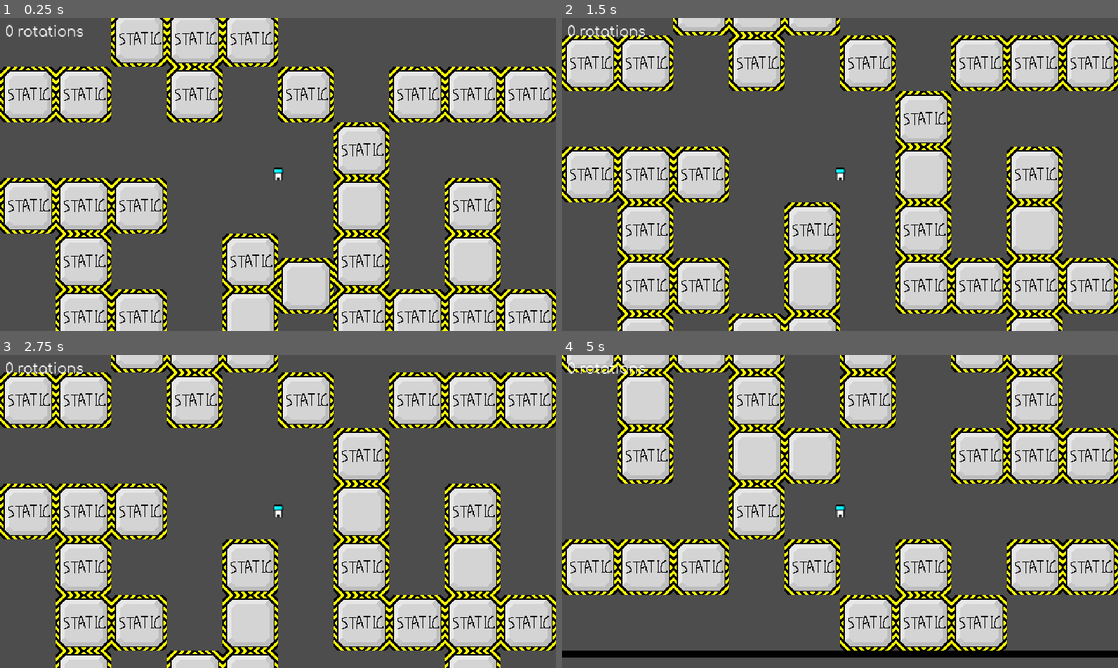
Above: before the commit, frames 1-4 (two rows, left to right).
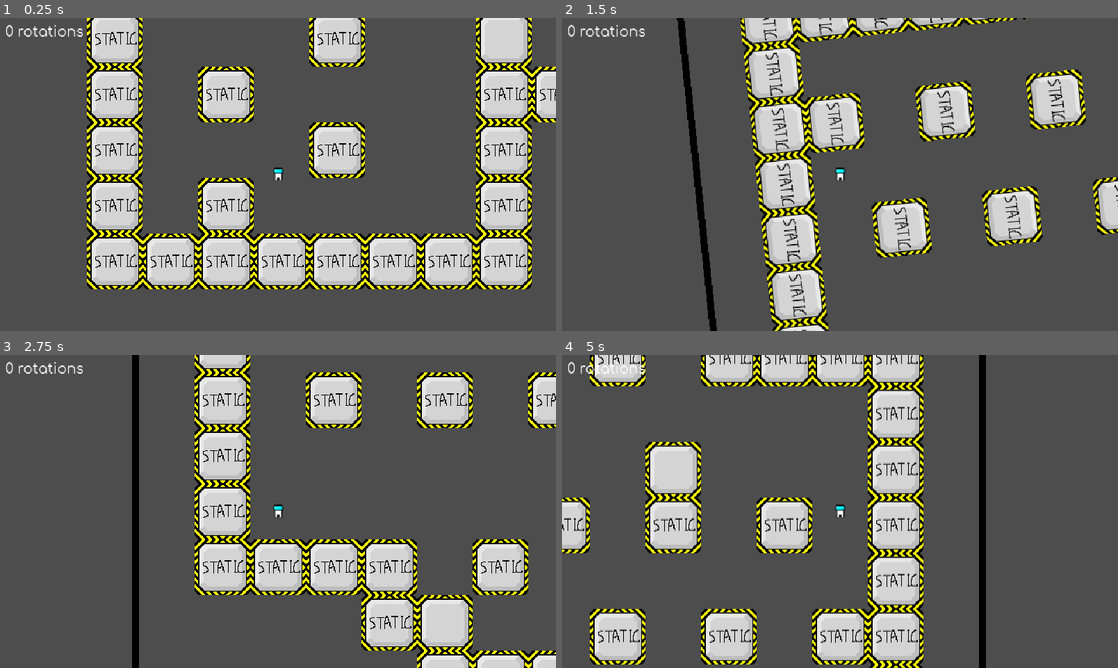
Above: after the commit, the same moments.

Repository: wojtekmal/escape-blocks
Game: Godot game, scene res://Levels/test_level_template_3.tscn
Same seed, same stepped clock (60 frames per second), same inputs: the game is played once before the commit and once after it. This scene is started directly instead of the project's main scene.
Inputs:
- Up to frame 1 (0.25 s): no input
- Up to frame 2 (1.5 s): hold Right (gravity_right) 0.53-1.28 s; tap W (jump) at 0.77 s; hold Left (gravity_left) from 1.28 s (still down)
- Up to frame 3 (2.75 s): tap W (jump) at 1.52 s; release Left (gravity_left) at 2.03 s; hold Right (gravity_right) from 2.03 s (still down)
- Up to frame 4 (5 s): tap Enter at 2.75 s; release Right (gravity_right) at 2.78 s; hold Up (gravity_up) 2.78-3.53 s; tap W (jump) at 3.02, 3.77, 4.52 s; hold Left (gravity_left) from 3.53 s (still down)

The runs differ from the first frame. In frame 1, 57% of the frame differs, in the area x 0-100%, y 0-100%; in frame 2, 55%; in frame 3, 50%; in frame 4, 55%.

Commit message:
Final commit before merging down to master.

Diff:
--- a/engine/Levels/test_level_template_3.tscn
+++ b/engine/Levels/test_level_template_3.tscn
@@ -6,7 +6,8 @@
 board_dimensions = Vector2i(12, 10)
 
 [node name="Player" parent="." index="0"]
-position = Vector2(0, -160)
+position = Vector2(-36, 96)
+board_cords = Vector2i(3, 6)
 board_dimensions = Vector2i(12, 10)
 
 [node name="BoardLimits" parent="." index="1" groups=["board limits"]]
@@ -16,7 +17,7 @@
 [node name="Walls" parent="." index="3"]
 visible = true
 position = Vector2(-384, -320)
-layer_0/tile_data = PackedInt32Array(196609, 2, 0, 196610, 2 …(175 unchanged characters)… 8761, 2, 0, 393225, 2, 0, 327689, 2, 0, 327688, 2, 0, 327687, 2, 0, 262151, 2, 0, 131079, 2, 0, 65544, 2, 0, 65545, 2, 0, 65546, 2, 0, 65547, 2, 0, 131083, 2, 0, 196619, 2, 0, 262155, 2, 0, 327690, 2, 0, 65542, 2, 0, 5, 2, 0, 131072, 2, 0, 65537, 2, 0, 65538, 2, 0, 3, 2, 0, 4, 2, 0, 196617, 2, 0, 393220, 2, 0, 458759, 2, 0, 262149, 2, 0, 196611, 2, 0, 65540, 2, 0, 327683, 2, 0, 327685, 1, 0, 393219, 1, 0, 393221, 1, 0, 458757, 1, 0, 262153, 1, 0, 196615, 1, 0, 262150, 1, 0, 393224, 1, 0)
+layer_0/tile_data = PackedInt32Array(196609, 2, 0, 196610, 2 …(175 unchanged characters)… 8761, 2, 0, 393225, 2, 0, 327689, 2, 0, 65544, 2, 0, 65545, 2, 0, 65546, 2, 0, 65547, 2, 0, 131083, 2, 0, 196619, 2, 0, 262155, 2, 0, 327690, 2, 0, 5, 2, 0, 131072, 2, 0, 65537, 2, 0, 65538, 2, 0, 3, 2, 0, 4, 2, 0, 196617, 2, 0, 65540, 2, 0, 262153, 1, 0, 458756, 2, 0, 327684, 2, 0, 196612, 2, 0, 393222, 2, 0, 262150, 2, 0, 131078, 2, 0)
 
 [node name="FinishArea" parent="." index="4"]
 position = Vector2(-288, -128)
